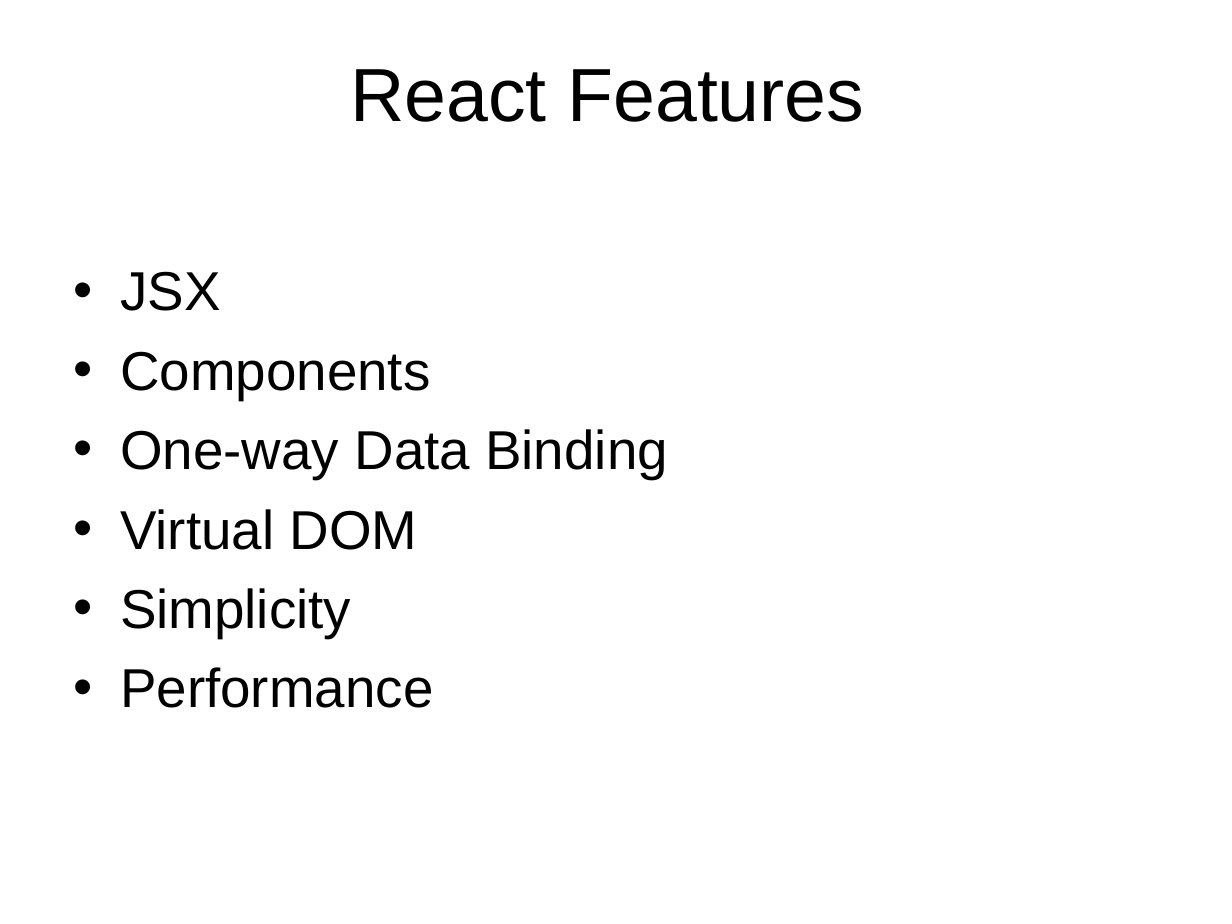
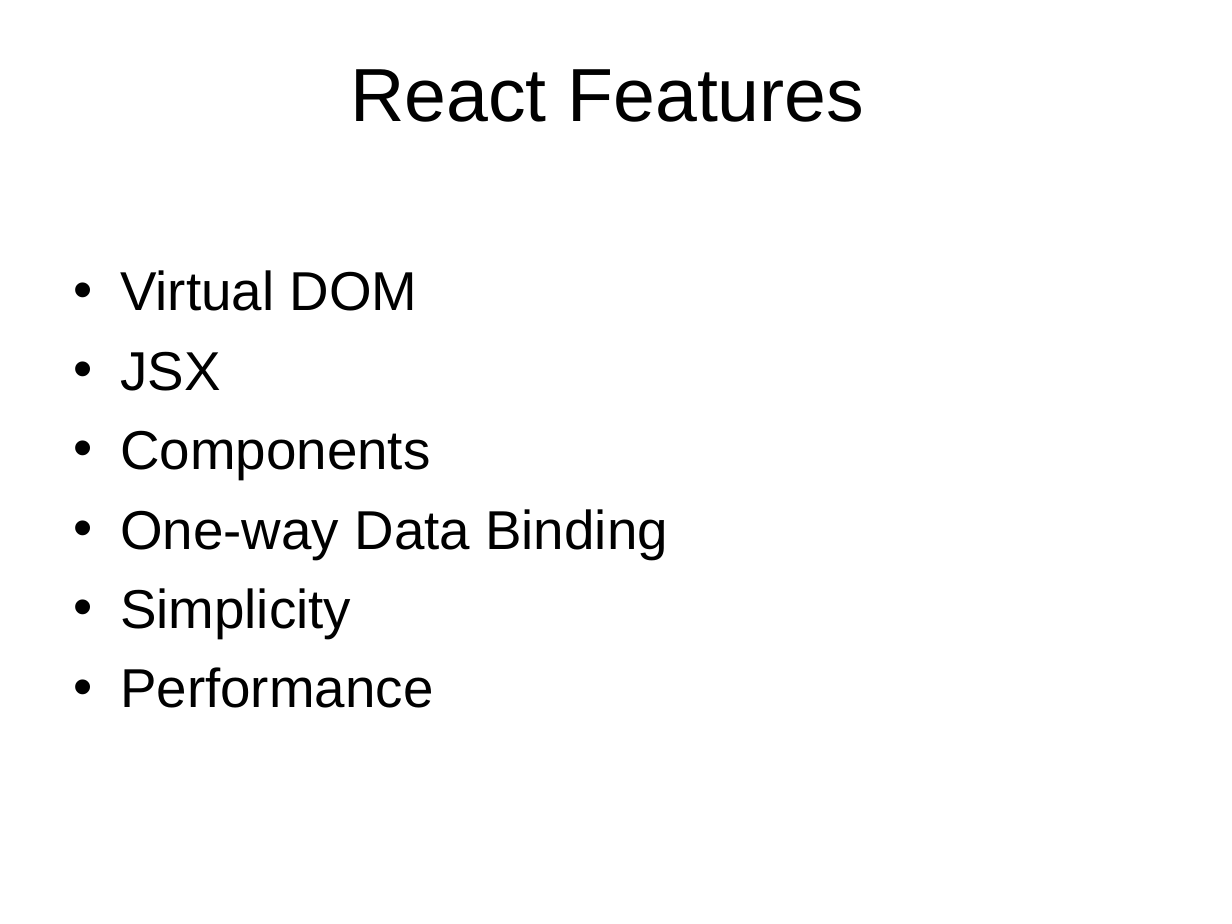
Before and after one commit to thongleclv/reactjs, a slide deck: slide 6 of React Overview.ppt. Drawn at 1232x924 pixels with LibreOffice and Linux fonts; fonts in the diff are those of the drawing; background and template pictures are left out. Boxes give left, top, right and bottom in pixels: in the first picture for what was removed or moved away, otherwise in the second. Text is boxed around its words. In the diff, an @@ line names an element or a change of style, - is before the commit and + after.

Commit message:
update slide

```diff
--- a/React Overview.ppt
+++ b/React Overview.ppt
@@ text at [120, 270, 418, 311]: paragraph added @@
+• Virtual DOM
@@ text at [120, 509, 418, 550]: paragraph removed @@
-• Virtual DOM
```
Also in this commit, not shown: 5 slides added, 1 other file.
